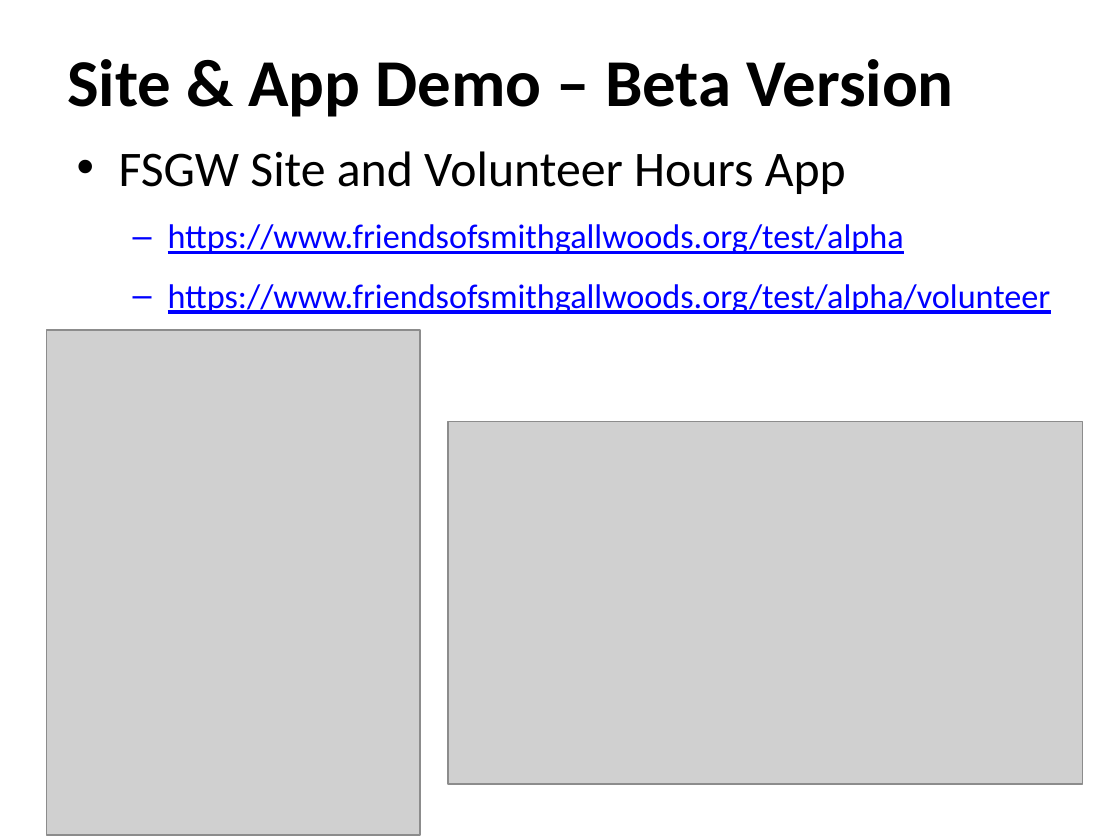
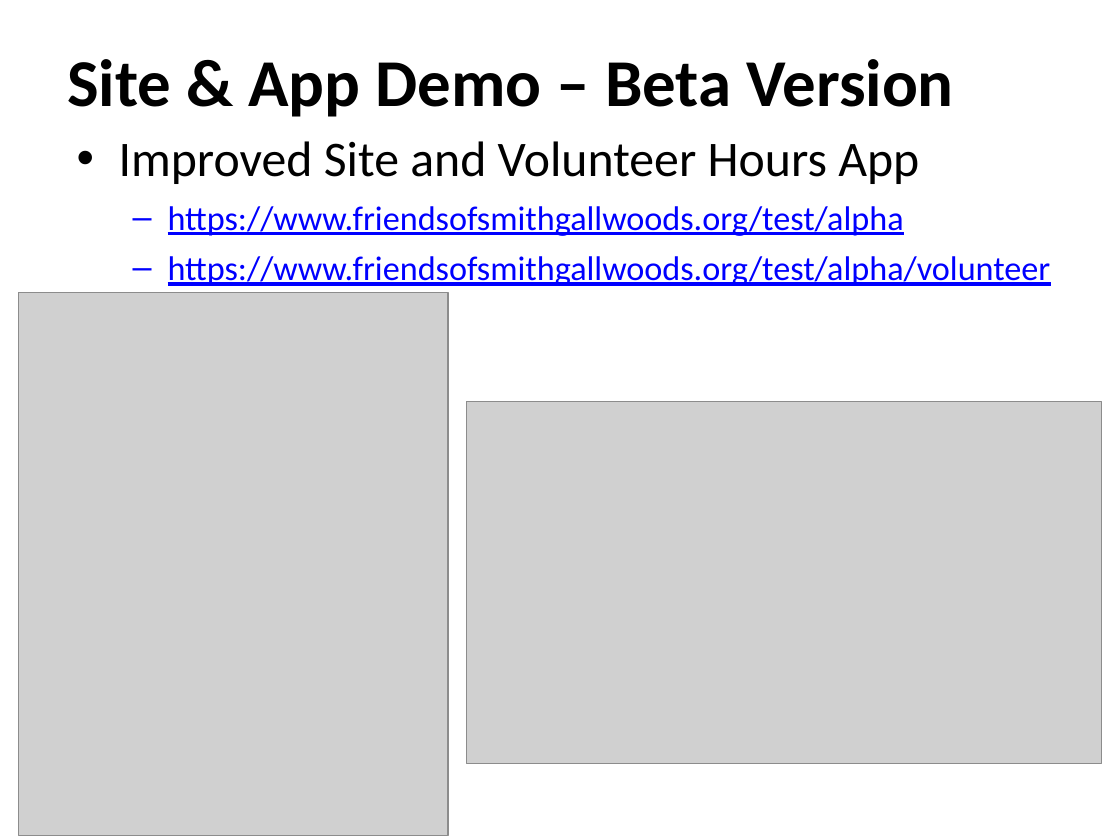
Before and after one commit to ehsantos11/MIST7590-Smithgall-Project, a slide deck: slide 6 of SGW Project Update 28Mar18.pptx (slide 4 before the commit). Drawn at 1120x840 pixels with LibreOffice and Linux fonts; fonts in the diff are those of the drawing; grey boxes stand for pictures; background and template pictures are left out. Boxes give left, top, right and bottom in pixels: in the first picture for what was removed or moved away, otherwise in the second. Text is boxed around its words. In the diff, an @@ line names an element or a change of style, - is before the commit and + after.

```diff
--- a/SGW Project Update 28Mar18.pptx
+++ b/SGW Project Update 28Mar18.pptx
@@ text "Improved Site and Volunteer Hours ...": place and size @@
-text "Improved Site and Volunteer Hours ..." at bbox=[119, 151, 1051, 314]
+text "Improved Site and Volunteer Hours ..." at bbox=[119, 141, 1051, 286]
@@ text at bbox=[119, 141, 919, 184]: text changed @@
-• FSGW Site and Volunteer Hours App
+• Improved Site and Volunteer Hours App
@@ text at bbox=[168, 206, 1051, 286]: less space between paragraphs @@
@@ picture: place and size @@
-picture at bbox=[47, 330, 420, 836]
+picture at bbox=[19, 292, 448, 836]
@@ picture: place and size @@
-picture at bbox=[448, 421, 1083, 784]
+picture at bbox=[467, 401, 1102, 764]
```
Also in this commit, not shown: 2 other slides changed, 2 slides added.
